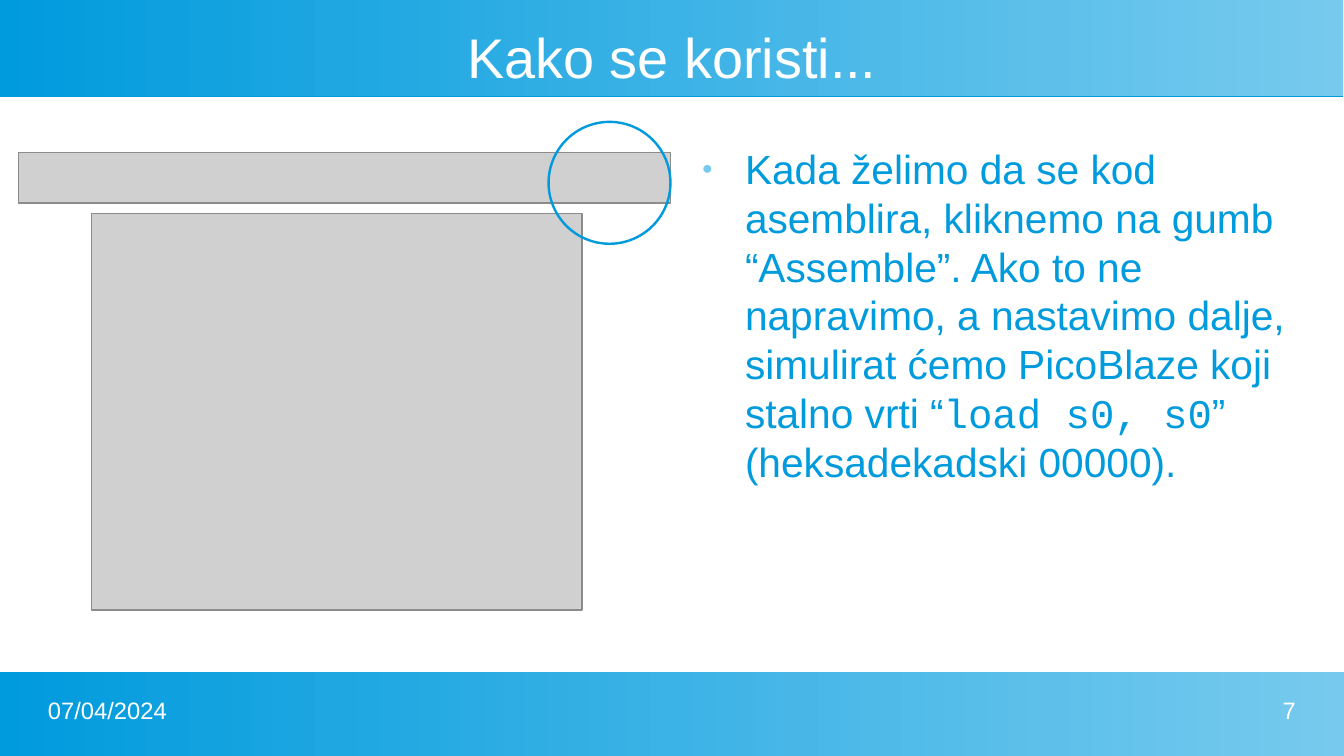
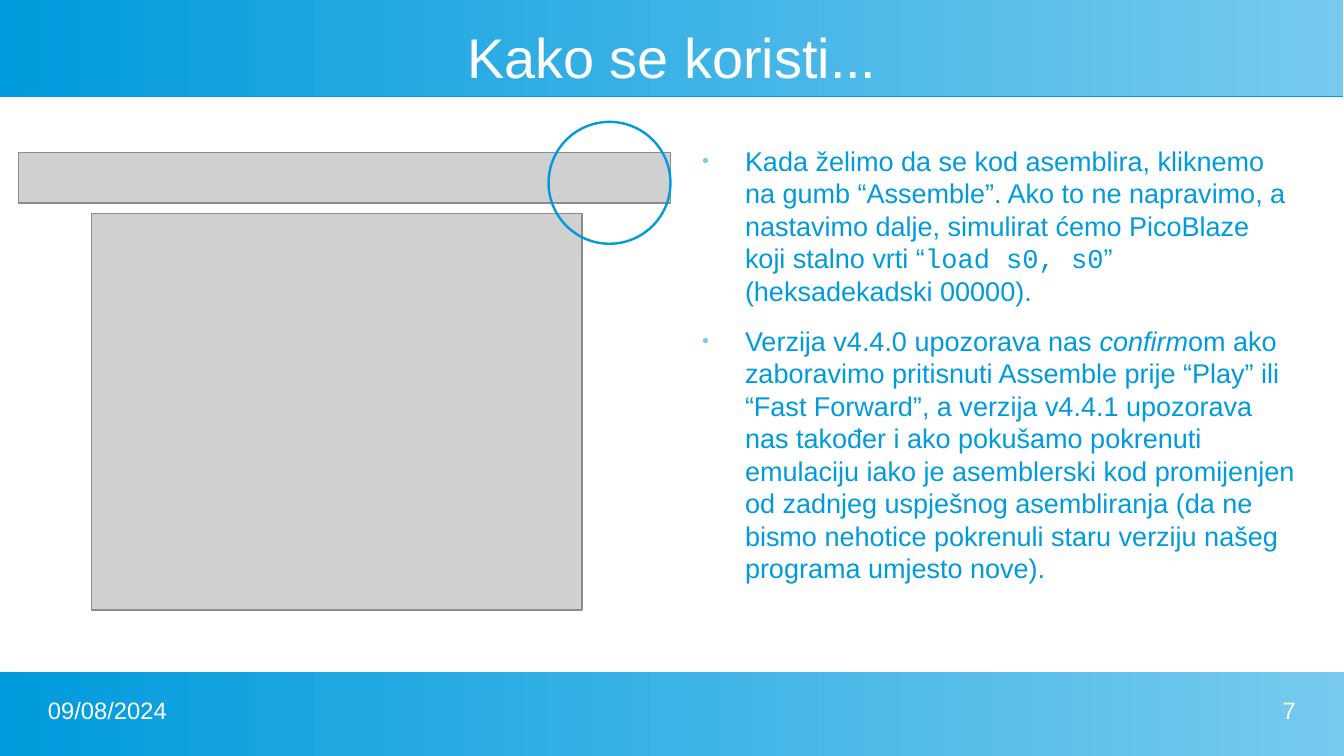
Before and after one commit to FlatAssembler/PicoBlaze_Simulator_in_JS, a slide deck: slide 7 of seminar/PicoBlaze.pptx. Drawn at 1344x756 pixels with LibreOffice and Linux fonts; fonts in the diff are those of the drawing; grey boxes stand for pictures. Boxes give left, top, right and bottom in pixels: in the first picture for what was removed or moved away, otherwise in the second. Text is boxed around its words. In the diff, an @@ line names an element or a change of style, - is before the commit and + after.

```diff
--- a/seminar/PicoBlaze.pptx
+++ b/seminar/PicoBlaze.pptx
@@ text at (x1=745, y1=151, x2=1285, y2=306): size 24 to 16 pt in "Kada želimo da se kod asemblira, kliknemo ..." @@
@@ text at (x1=745, y1=331, x2=1295, y2=583): paragraph added @@
+● Verzija v4.4.0 upozorava nas confirmom ako zaboravimo pritisnuti Assemble prije “Play” ili “Fast Forward”, a verzija v4.4.1 upozorava nas također i ako pokušamo pokrenuti emulaciju iako je asemblerski kod promijenjen od zadnjeg uspješnog asembliranja (da ne bismo nehotice pokrenuli staru verziju našeg programa umjesto nove).
@@ text at (x1=48, y1=702, x2=167, y2=720): text changed @@
-07/04/2024
+09/08/2024
```
Also in this commit, not shown: 21 other slides changed, 1 other file.
